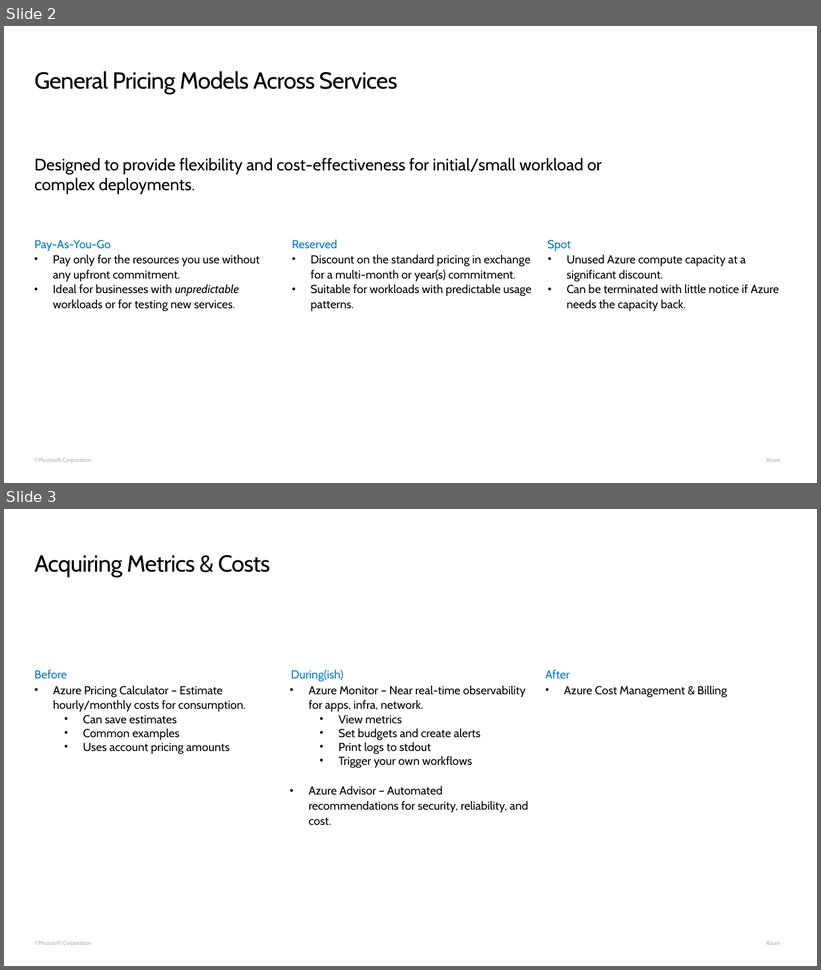
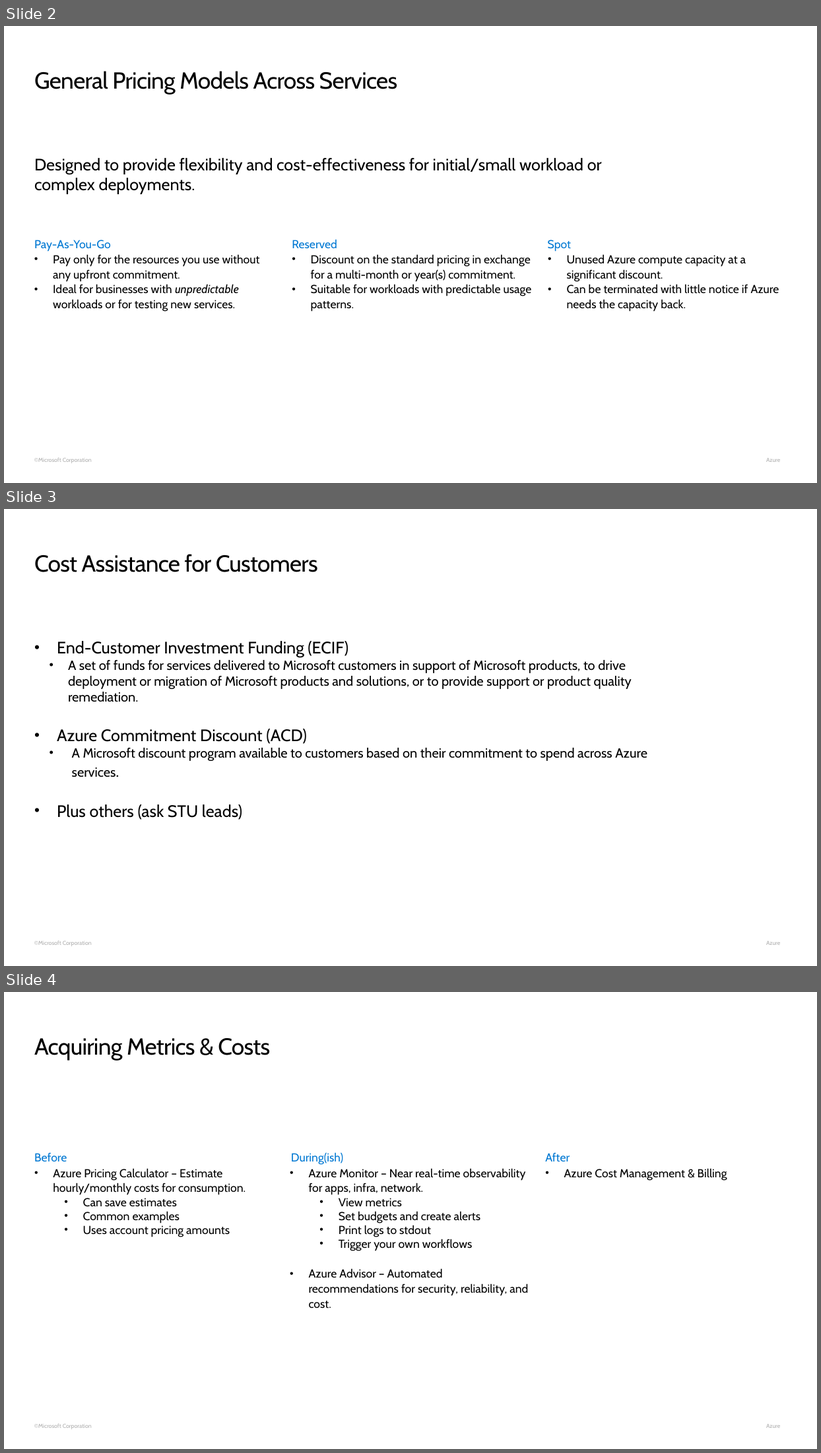
Before and after one commit to rashedtalukder/ai-gbb-learning-shop, a slide deck: pricing/presentation.pptx. Shown one above the other, each under a label of ours: slides 2 and 3 before the commit, slides 2, 3 and 4 after it. The pictures are 821x970 and 821x1453 pixels, drawn with LibreOffice and Linux fonts; fonts in the diff are those of the drawing; background and template pictures are left out. Boxes give left, top, right and bottom in pixels: in the first picture for what was removed or moved away, otherwise in the second. Text is boxed around its words. In the diff, an @@ line names an element or a change of style, - is before the commit and + after.

Commit message:
Add app insights example. Update presentation with customer pricing assistance

```diff
--- a/pricing/presentation.pptx
+++ b/pricing/presentation.pptx
@@ slide 3 added at (x1=4, y1=509, x2=817, y2=966), background #FFFFFF; not listed: 1 template element that a slide beside it also shows @@
@@ title added at (x1=34, y1=554, x2=318, y2=572), 28 pt, text #000000 @@
+Cost Assistance for Customers
@@ text added at (x1=57, y1=641, x2=648, y2=820), 16 pt, text #000000 @@
+• End-Customer Investment Funding (ECIF)
+  • A set of funds for services delivered to Microsoft customers in support of Microsoft products, to drive deployment or migration of Microsoft products and solutions, or to provide support or product quality remediation.
+• Azure Commitment Discount (ACD)
+  • A Microsoft discount program available to customers based on their commitment to spend across Azure services.
+• Plus others (ask STU leads)
@@ what was slide 3 is now slide 4 @@
```
Also in this commit, not shown: 1 slide changed, 4 other files.
